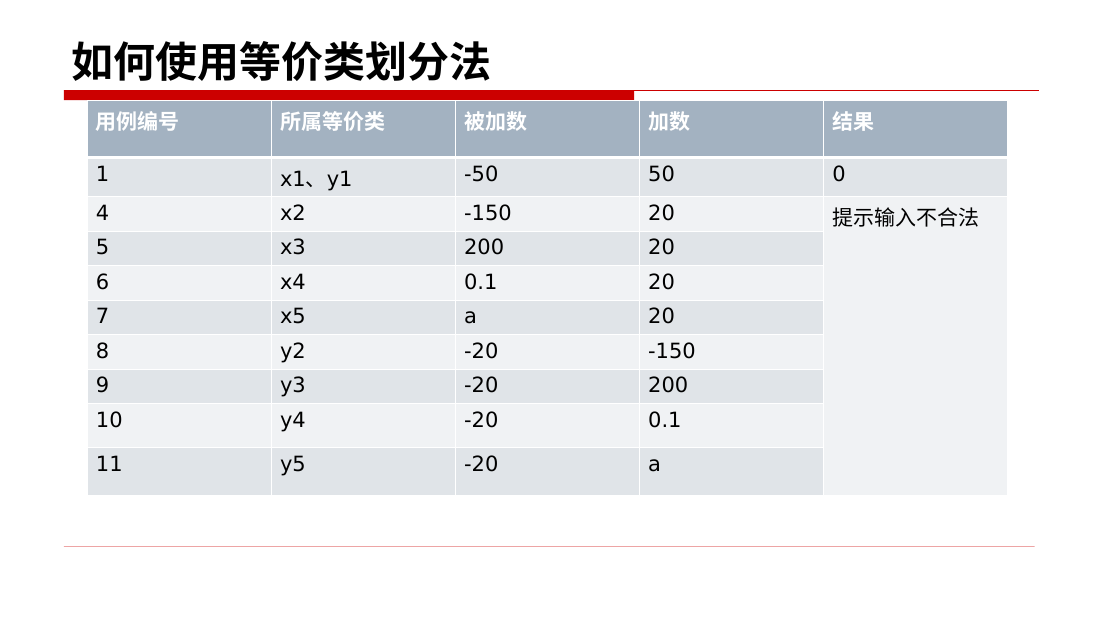
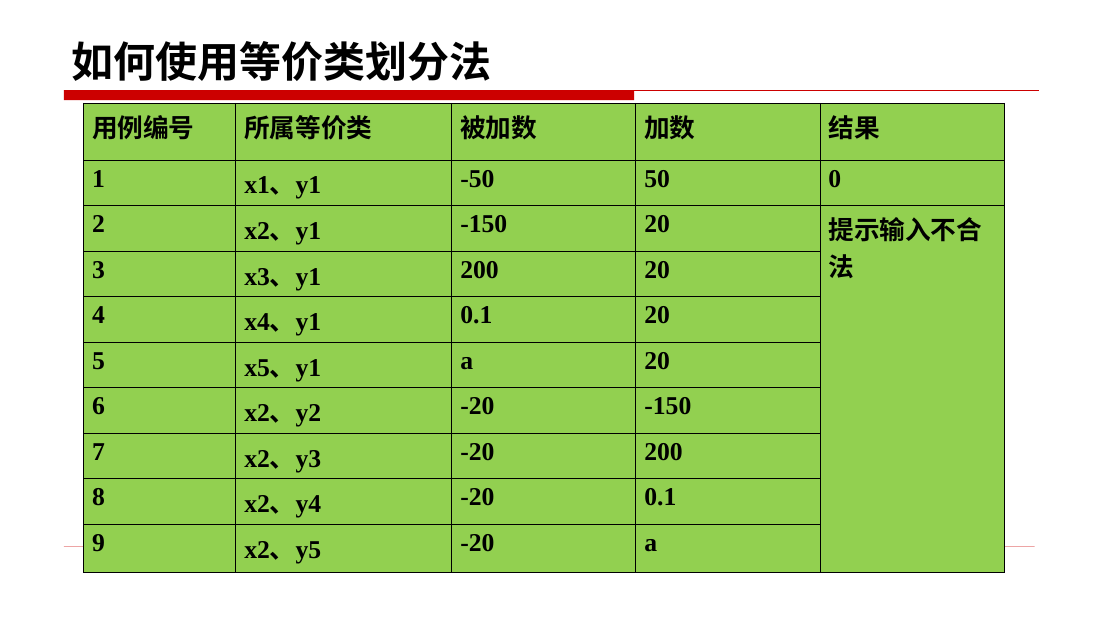
Before and after one commit to edu2act/course-foundation-software-tesing, a slide deck: slide 32 of materials/slides/3.1.pptx (slide 31 before the commit). Drawn at 1120x630 pixels with LibreOffice and Linux fonts; fonts in the diff are those of the drawing. Boxes give left, top, right and bottom in pixels: in the first picture for what was removed or moved away, otherwise in the second. Text is boxed around its words. In the diff, an @@ line names an element or a change of style, - is before the commit and + after.

```diff
--- a/materials/slides/3.1.pptx
+++ b/materials/slides/3.1.pptx
@@ table at (84,103,1004,567) @@
-row 3, column 1: 4
+row 3, column 1: 2
-row 3, column 2: x2
+row 3, column 2: x2、y1
-row 4, column 1: 5
+row 4, column 1: 3
-row 4, column 2: x3
+row 4, column 2: x3、y1
-row 5, column 1: 6
+row 5, column 1: 4
-row 5, column 2: x4
+row 5, column 2: x4、y1
-row 6, column 1: 7
+row 6, column 1: 5
-row 6, column 2: x5
+row 6, column 2: x5、y1
-row 7, column 1: 8
+row 7, column 1: 6
-row 7, column 2: y2
+row 7, column 2: x2、y2
-row 8, column 1: 9
+row 8, column 1: 7
-row 8, column 2: y3
+row 8, column 2: x2、y3
-row 9, column 1: 10
+row 9, column 1: 8
-row 9, column 2: y4
+row 9, column 2: x2、y4
-row 10, column 1: 11
+row 10, column 1: 9
-row 10, column 2: y5
+row 10, column 2: x2、y5
@@ fill #A3B2C1 to #92D050 in row 1 @@
@@ fill #E0E4E9 to #92D050 in 21 cells @@
@@ fill #F0F2F4 to #92D050 in 17 cells @@
@@ size 18 to 22 pt, font DejaVu Sans to Times New Roman in "用例编号", "所属等价类", "被加数", "加数" and 23 more places @@
@@ text colour #FFFFFF to #000000 in "用例编号", "所属等价类", "被加数", "加数" and 1 more places @@
@@ bold on in "1", "x1、y1", "-50", "50" and 18 more places @@
@@ borders changed @@
```
Also in this commit, not shown: 20 other slides changed, 2 slides added, 9 other files.
